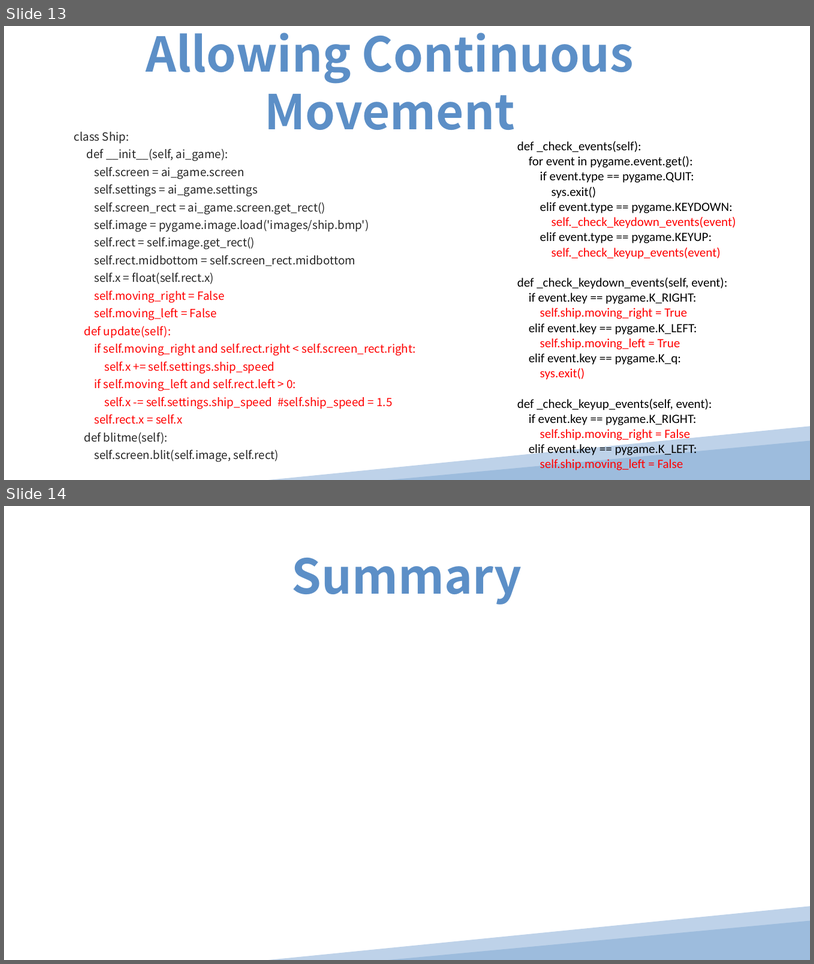
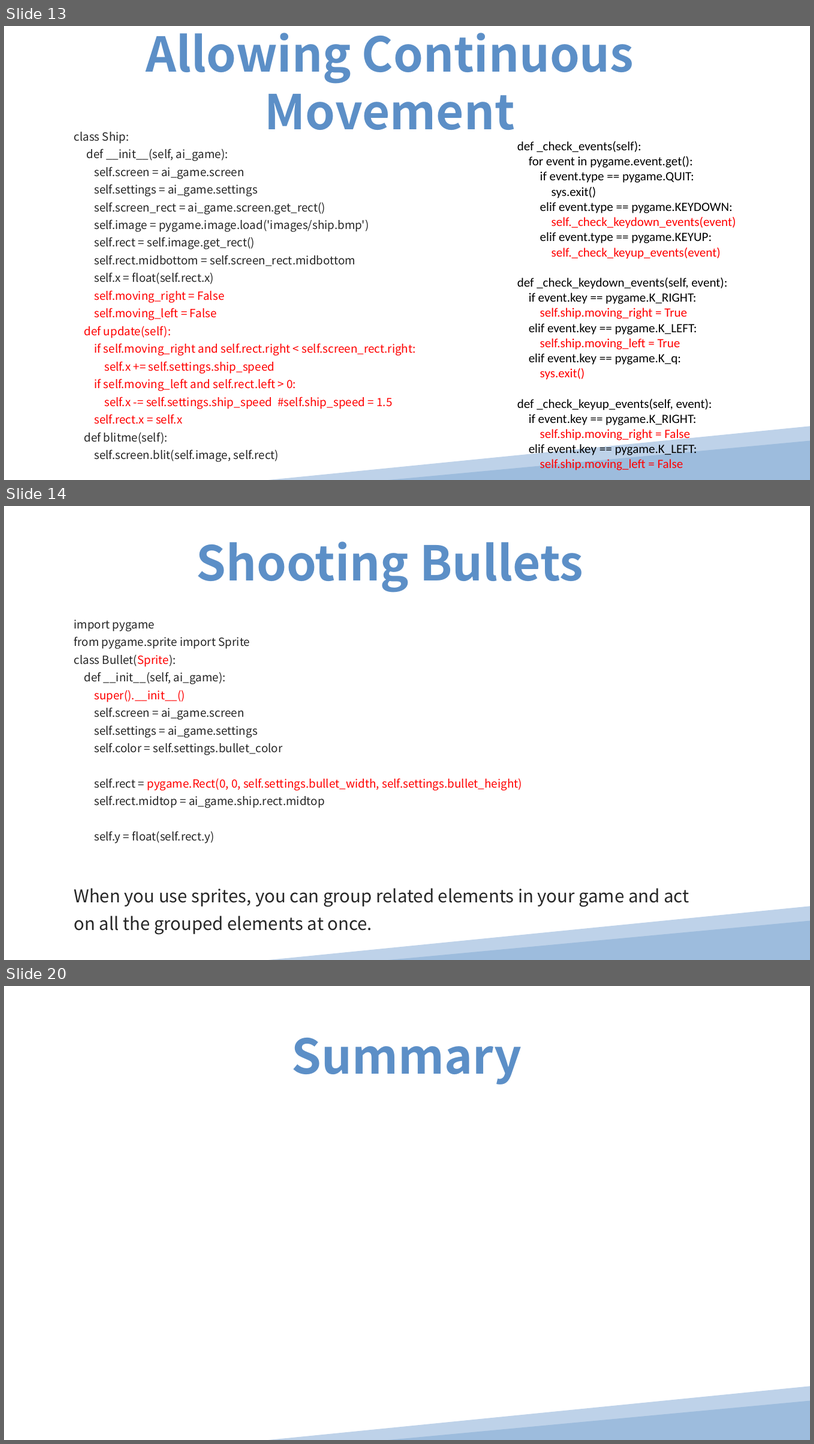
Before and after one commit to pinglee0/py, a slide deck: Chapter 12.ppt. Shown one above the other, each under a label of ours: slides 13 and 14 before the commit, slides 13, 14 and 20 after it; the slides between them are not shown. The pictures are 814x964 and 814x1444 pixels, drawn with LibreOffice and Linux fonts; fonts in the diff are those of the drawing. Boxes give left, top, right and bottom in pixels: in the first picture for what was removed or moved away, otherwise in the second. Text is boxed around its words. In the diff, an @@ line names an element or a change of style, - is before the commit and + after.

```diff
--- a/Chapter 12.ppt
+++ b/Chapter 12.ppt
@@ slide 14 added at bbox=[4, 506, 810, 960], background #FFFFFF @@
@@ title added at bbox=[196, 541, 584, 592], 76 pt, text #5C8FC7, bold @@
+Shooting Bullets
@@ text added at bbox=[74, 619, 689, 934], 18 pt, text #262626 @@
+import pygame
+from pygame.sprite import Sprite
+class Bullet(Sprite):
+def __init__(self, ai_game):
+super().__init__()
+self.screen = ai_game.screen
+self.settings = ai_game.settings
+self.color = self.settings.bullet_color
+self.rect = pygame.Rect(0, 0, self.settings.bullet_width, self.settings.bullet_height)
+self.rect.midtop = ai_game.ship.rect.midtop
+self.y = float(self.rect.y)
+When you use sprites, you can group related elements in your game and act on all the grouped elements at once.
@@ freeform shape added at bbox=[269, 906, 810, 960], fill #BED2E9 @@
@@ triangle added at bbox=[389, 920, 810, 960], fill #9DBCDD @@
@@ what was slide 14 is now slide 20 @@
```
Also in this commit, not shown: 5 other slides added, 37 other files.
